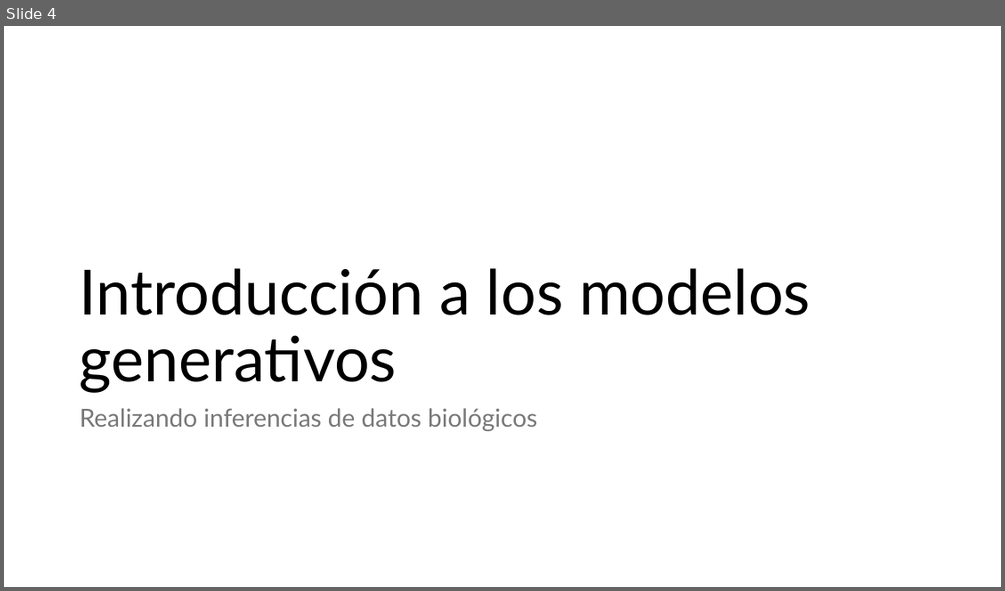
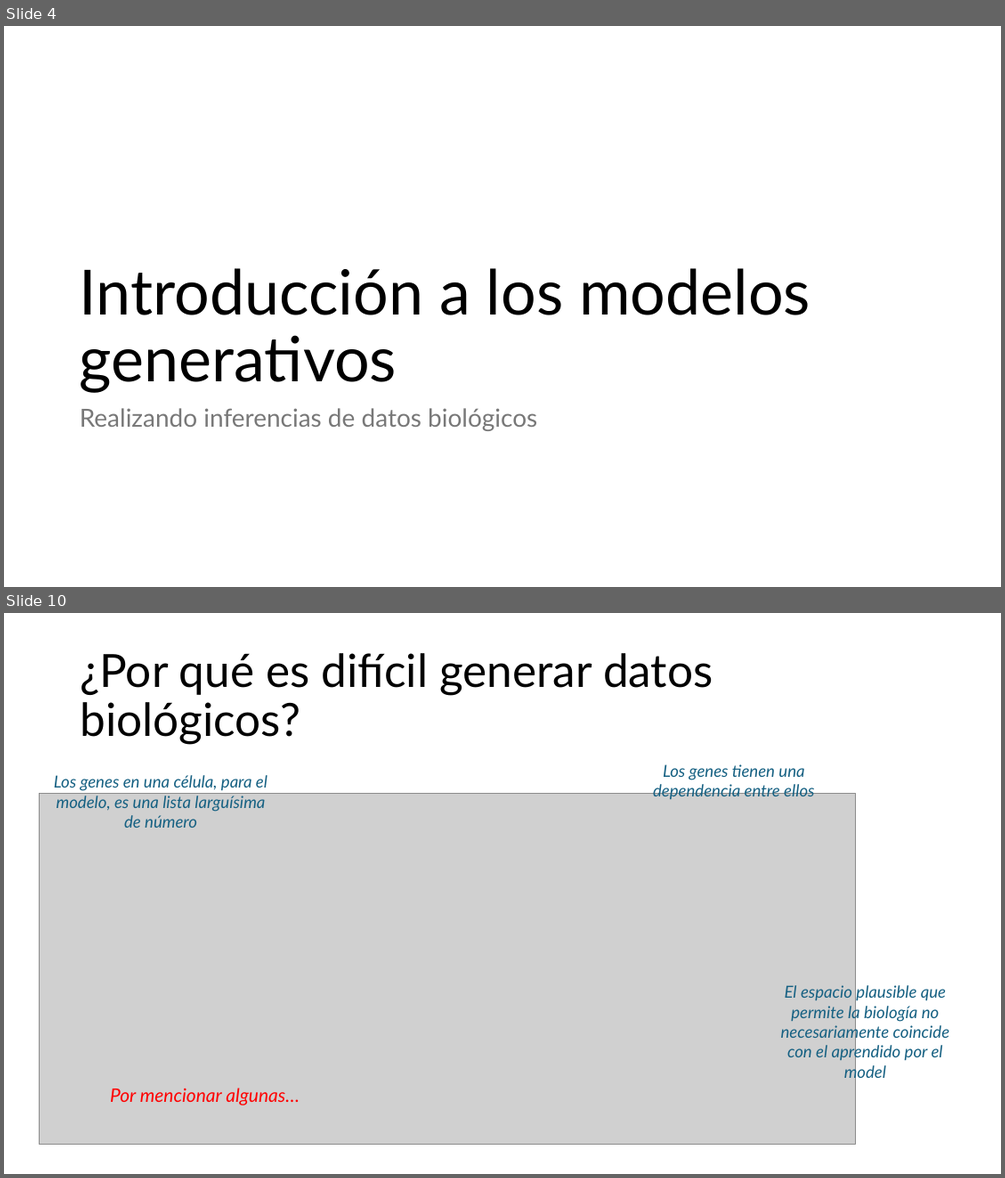
Before and after one commit to edircoli/taller-genbio, a slide deck: slides/byos_ppt.pptx. Shown one above the other, each under a label of ours: slide 4 before the commit, slides 4 and 10 after it; the slides between them are not shown. The pictures are 1005x591 and 1005x1178 pixels, drawn with LibreOffice and Linux fonts; fonts in the diff are those of the drawing; grey boxes stand for pictures. Boxes give left, top, right and bottom in pixels: in the first picture for what was removed or moved away, otherwise in the second. Text is boxed around its words. In the diff, an @@ line names an element or a change of style, - is before the commit and + after.

```diff
--- a/slides/byos_ppt.pptx
+++ b/slides/byos_ppt.pptx
@@ slide 10 added at <box>4,613,1001,1174</box>, background #FFFFFF @@
@@ title added at <box>80,653,713,745</box>, 44 pt, text #000000 @@
+¿Por qué es difícil generar datos biológicos?
@@ text added at <box>653,764,814,799</box>, 16 pt, text #156082, italic @@
+Los genes tienen una dependencia entre ellos
@@ picture added at <box>39,793,855,1144</box> @@
@@ text added at <box>54,775,267,827</box>, 16 pt, text #156082, italic @@
+Los genes en una célula, para el modelo, es una lista larguísima de número
@@ text added at <box>781,985,950,1081</box>, 16 pt, text #156082, italic @@
+El espacio plausible que permite la biología no necesariamente coincide con el aprendido por el model
@@ text added at <box>110,1087,299,1105</box>, 18 pt, text #FF0000, italic @@
+Por mencionar algunas…
```
Also in this commit, not shown: 1 slide changed, 23 other slides added.
